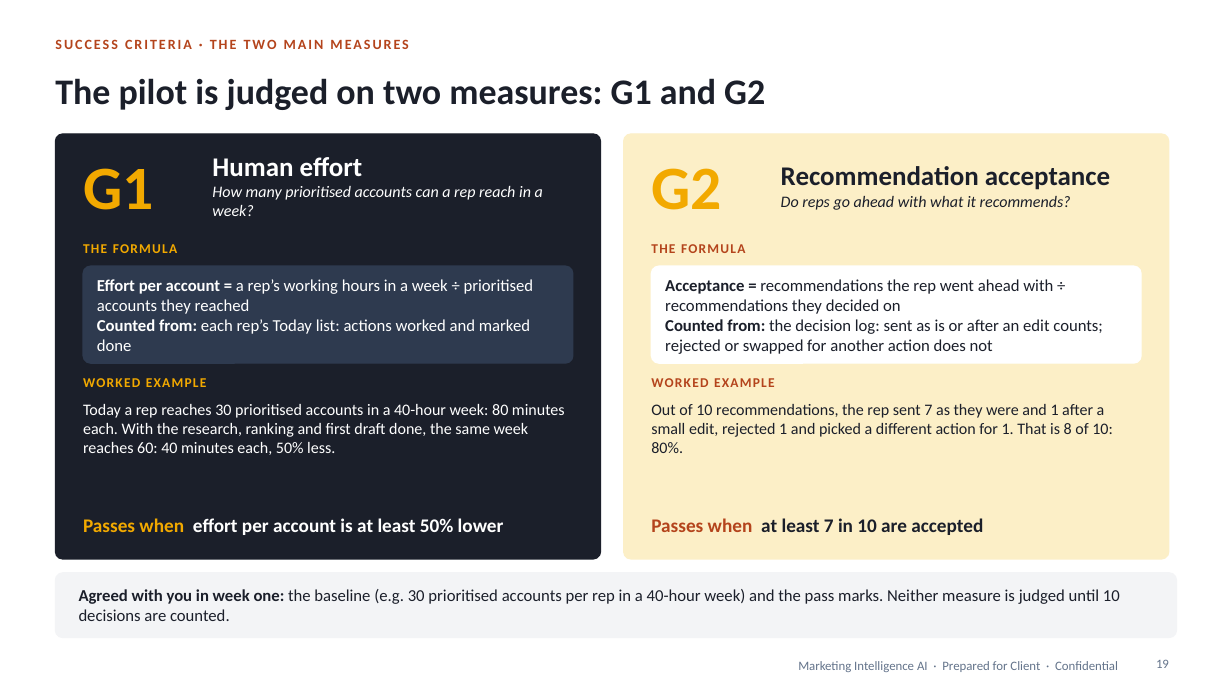
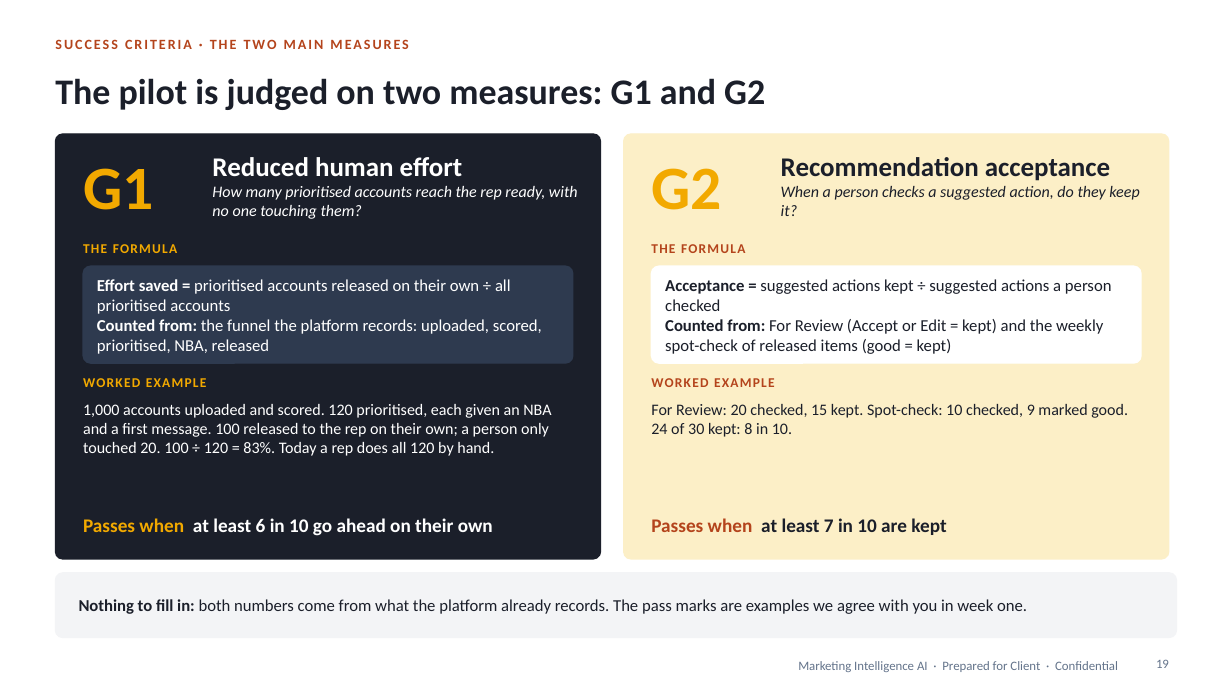
Before and after one commit to shantanusharma-commits/Demand-AI---POC, a slide deck: slide 19 of proposal/Marketing_Intelligence_AI_Pilot_Proposal.pptx. Drawn at 1232x693 pixels with LibreOffice and Linux fonts; fonts in the diff are those of the drawing. Boxes give left, top, right and bottom in pixels: in the first picture for what was removed or moved away, otherwise in the second. Text is boxed around its words. In the diff, an @@ line names an element or a change of style, - is before the commit and + after.

```diff
--- a/proposal/Marketing_Intelligence_AI_Pilot_Proposal.pptx
+++ b/proposal/Marketing_Intelligence_AI_Pilot_Proposal.pptx
@@ text at bbox=[212, 157, 578, 219]: text changed @@
-Human effort
-How many prioritised accounts can a rep reach in a week?
+Reduced human effort
+How many prioritised accounts reach the rep ready, with no one touching them?
@@ text at bbox=[781, 186, 1139, 216]: text changed @@
-Do reps go ahead with what it recommends?
+When a person checks a suggested action, do they keep it?
@@ text at bbox=[97, 279, 542, 354]: text changed @@
-Effort per account = a rep’s working hours in a week ÷ prioritised accounts they reached
-Counted from: each rep’s Today list: actions worked and marked done
+Effort saved = prioritised accounts released on their own ÷ all prioritised accounts
+Counted from: the funnel the platform records: uploaded, scored, prioritised, NBA, released
@@ text at bbox=[665, 279, 1112, 354]: text changed @@
-Acceptance = recommendations the rep went ahead with ÷ recommendations they decided on
-Counted from: the decision log: sent as is or after an edit counts; rejected or swapped for another action does not
+Acceptance = suggested actions kept ÷ suggested actions a person checked
+Counted from: For Review (Accept or Edit = kept) and the weekly spot-check of released items (good = kept)
@@ text at bbox=[83, 404, 551, 456]: text changed @@
-Today a rep reaches 30 prioritised accounts in a 40-hour week: 80 minutes each. With the research, ranking and first draft done, the same week reaches 60: 40 minutes each, 50% less.
+1,000 accounts uploaded and scored. 120 prioritised, each given an NBA and a first message. 100 released to the rep on their own; a person only touched 20. 100 ÷ 120 = 83%. Today a rep does all 120 by hand.
@@ text at bbox=[651, 404, 1128, 437]: text changed @@
-Out of 10 recommendations, the rep sent 7 as they were and 1 after a small edit, rejected 1 and picked a different action for 1. That is 8 of 10: 80%.
+For Review: 20 checked, 15 kept. Spot-check: 10 checked, 9 marked good. 24 of 30 kept: 8 in 10.
@@ text at bbox=[83, 518, 493, 536]: text changed @@
-Passes when effort per account is at least 50% lower
+Passes when at least 6 in 10 go ahead on their own
@@ text at bbox=[651, 518, 946, 535]: text changed @@
-Passes when at least 7 in 10 are accepted
+Passes when at least 7 in 10 are kept
@@ text at bbox=[79, 599, 1027, 614]: text changed @@
-Agreed with you in week one: the baseline (e.g. 30 prioritised accounts per rep in a 40-hour week) and the pass marks. Neither measure is judged until 10 decisions are counted.
+Nothing to fill in: both numbers come from what the platform already records. The pass marks are examples we agree with you in week one.
```
Also in this commit, not shown: 5 other slides changed, 3 other files.
